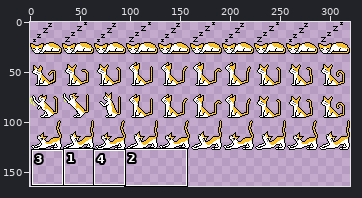
Edited in one commit: sprite sheet (vincent-spritesheet.png). Above, an overview of the earlier version with the close-up marked.
Close-up. Before the edit:
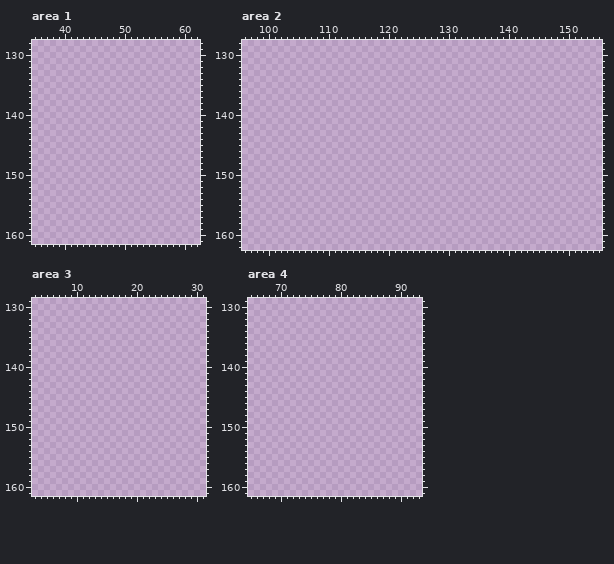
The file is 320x320 pixels. Shown: area 1: x 35..62, y 128..161; area 2: x 96..155, y 128..162; area 3: x 3..31, y 129..161; area 4: x 65..93, y 129..161. The wide view leaves out empty margins.
Now the later version:
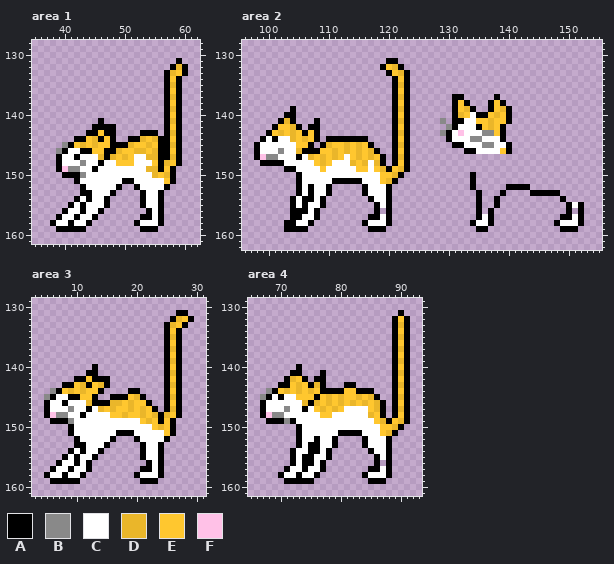
Palette (. is transparent): A #000000  B #898989  C #ffffff  D #eab62a  E #ffc72f  F #ffc1e7
Edits made:
Changed rows in their new state; - is an unchanged pixel.
Area 1:
first column x 38:
131 ---------------------A-
132 --------------------ADA
133 -------------------ADEA
134 -------------------AEA-
135 -------------------ADA-
136 -------------------AEA-
137 -------------------ADA-
138 -------------------AEA-
139 -------------------ADA-
140 -------------------AEA-
141 --------A----------ADA-
142 -------AAAA--------AEA-
143 ------AAEAA----AAA-ADA-
144 ----AAEDAEA--AADEDAAEA-
145 --BAEDEDEEAAADEEDEAADA-
146 -BACCAAEEAADEEDDEDAAEA-
147 -ACCACCCDADEDECCDDAADA-
148 -ACCCBCCACCEEECCCEADEA-
149 -AFBBCCACCCCCCCCDDAEA--
150 --AAABCCCCCCCCCCCDEDA--
151 ----ACCCCCCCAACCCCCEA--
152 -----ACCCCCA--ACCCCA---
153 -----AACCCA----ACCA----
154 ----ACACCA-----ACCA----
155 ---ACACCCA-----ACCA----
156 --ACCACCA-------ACA----
157 -ACCACCA-------AACA----
158 ACCACCA-------ACCCA----
159 -AAAAA---------AAA-----
Area 2:
first column x 98:
131 ----------------------AA-------------------------------
132 ---------------------AEDA------------------------------
133 ----------------------AEDA-----------------------------
134 -----------------------AEA-----------------------------
135 -----------------------ADA-----------------------------
136 -----------------------AEA-----------------------------
137 -----------------------ADA-------AA-----A--------------
138 -----------------------AEA-------AEA---AEA-------------
139 ------A----------------ADA-------AEDA--AEDA------------
140 -----AA----------------AEA-------ADECAAEDEA------------
141 ----ADA---A------------ADA-----B-AACCEEDEEA------------
142 ---AEEDA-AA------------AEA------BACCCAEDEA-------------
143 --AEDEDEAEA------------ADA-----BACFCCCBBEA-------------
144 -ACACCDEDEA-AAAAAAA----AEA------ACCCBBCCCA-------------
145 ACCCCCCEEA-ADEEDEDEA---ADA-------AACCCBBCCA------------
146 ACCCBCCDAAAEEDEDEDEDA--AEA---------AACCCCEA------------
147 AFBBCCCACDEDEDECEDEDEA-ADA-----------------------------
148 -AAAACCCCCEDECCCDEDCDA-AEA-----------------------------
149 -----AACCCCECCCCCEECEDAEDA-----------------------------
150 -------ACCCCCCCCCCCCCEEDA-----------A------------------
151 -------ACCCCCAAAAACCCEDA------------A------------------
152 -------ACACCA-----ACCCA-------------A-----AAAA---------
153 -------ACACCA-----ACCCA--------------A---A----AAAAA----
154 ------ACAACA-------ACCA--------------A--A----------A---
155 ------ACACCA--------ACA--------------A--A-----------ACA
156 ------AAACA---------A-A--------------A-A------------A-A
157 ------AACCA--------AACA--------------ACA-----------AACA
158 -----AACCA--------ACCCA-------------ACCA----------ACCCA
159 -----AAAA----------AAA---------------AA------------AAA-
Area 3:
first column x 5:
131 ----------------------AA-
132 ---------------------ADEA
133 --------------------ADEA-
134 --------------------AEA--
135 --------------------ADA--
136 --------------------AEA--
137 --------------------ADA--
138 --------------------AEA--
139 --------------------ADA--
140 --------A-----------AEA--
141 -------AA-----------ADA--
142 -----AAEAAA---------AEA--
143 ---AAEDAEDA---------ADA--
144 -BAEDEDEEA----AA----AEA--
145 BACCAAEEA--AAAEDA---ADA--
146 ACCACCCDAAADDEDEEA--AEA--
147 ACCCBCCACDEDEEDEDEA-ADA--
148 AFBBCCACCCCEEDEEDEDADEA--
149 -AAABCCCCCCCCCCCEDEAEA---
150 ----ACCCCCCCCCCCCCEDEA---
151 ----ACCCCCCCAAACCCCCEA---
152 -----ACCCCCA---ACCCCA----
153 -----AACCCA-----ACCA-----
154 ----ACACCA------ACCA-----
155 ---ACACCA-------ACCA-----
156 --ACCACA---------ACA-----
157 -ACCACCA--------AACA-----
158 ACCACCA--------ACCCA-----
159 -AAAAA----------AAA------
Area 4:
first column x 67:
131 -----------------------A-
132 ----------------------AEA
133 ----------------------ADA
134 ----------------------AEA
135 ----------------------ADA
136 ----------------------AEA
137 ----------------------ADA
138 ----------------------AEA
139 ----------------------ADA
140 ------A---------------AEA
141 -----AA---A-----------ADA
142 ----ADEA-AA-----------AEA
143 ---AAEDEADA---AA------ADA
144 -BAEDEDEDEAAAAEEAAA---AEA
145 BACACCEEEAEDEDEEDEDA--ADA
146 ACCCCCCDADEDEDEDEDEDA-AEA
147 ACCCBCCACEDEDECCCCEDA-ADA
148 AFBBCCCCCCEECCCCCCDEA-AEA
149 -AAABACCCCCCCCCCCCCEDAEDA
150 ------ACCCCCCCCCCCCCEEDA-
151 ------ACCCCCCAAAACCCEDA--
152 ------ACCACCA----ACCCA---
153 ------ACAACCA----ACCCA---
154 -----ACCAACA------ACCA---
155 -----ACAACCA-------ACA---
156 -----ACAACA--------A-A---
157 ----ACCACCA-------AACA---
158 ---ACCACCA-------ACCCA---
159 ----AAAAA---------AAA----
